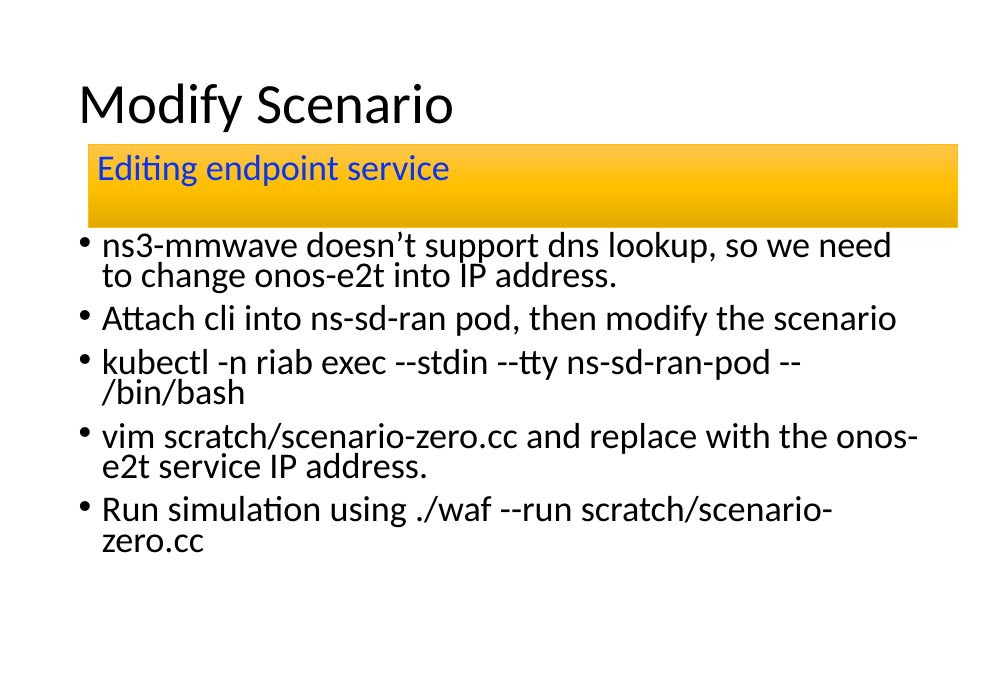
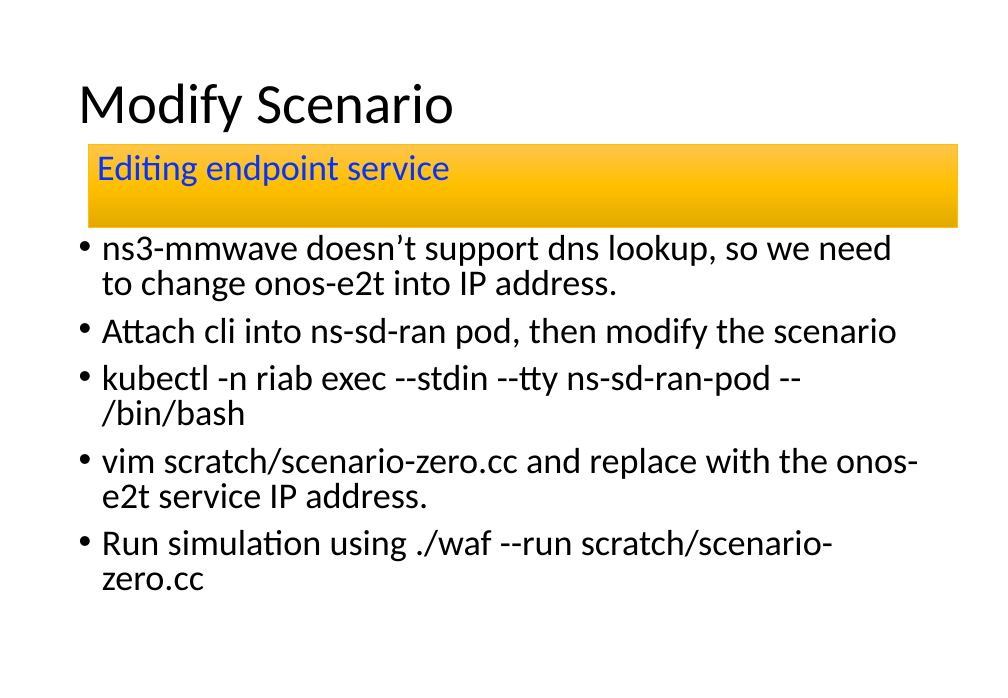
Before and after one commit to dhanifudin/presentation, a slide deck: slide 13 of O-RAN 20230227-20230303.pptx. Drawn at 1008x698 pixels with LibreOffice and Linux fonts; fonts in the diff are those of the drawing. Boxes give left, top, right and bottom in pixels: in the first picture for what was removed or moved away, otherwise in the second. Text is boxed around its words. In the diff, an @@ line names an element or a change of style, - is before the commit and + after.

```diff
--- a/O-RAN 20230227-20230303.pptx
+++ b/O-RAN 20230227-20230303.pptx
@@ text "ns3-mmwave doesn’t support dns lookup, ..." at box(102, 234, 918, 591): line spacing 0.7 to 0.8 @@
```
Also in this commit, not shown: 1 other slide changed.
